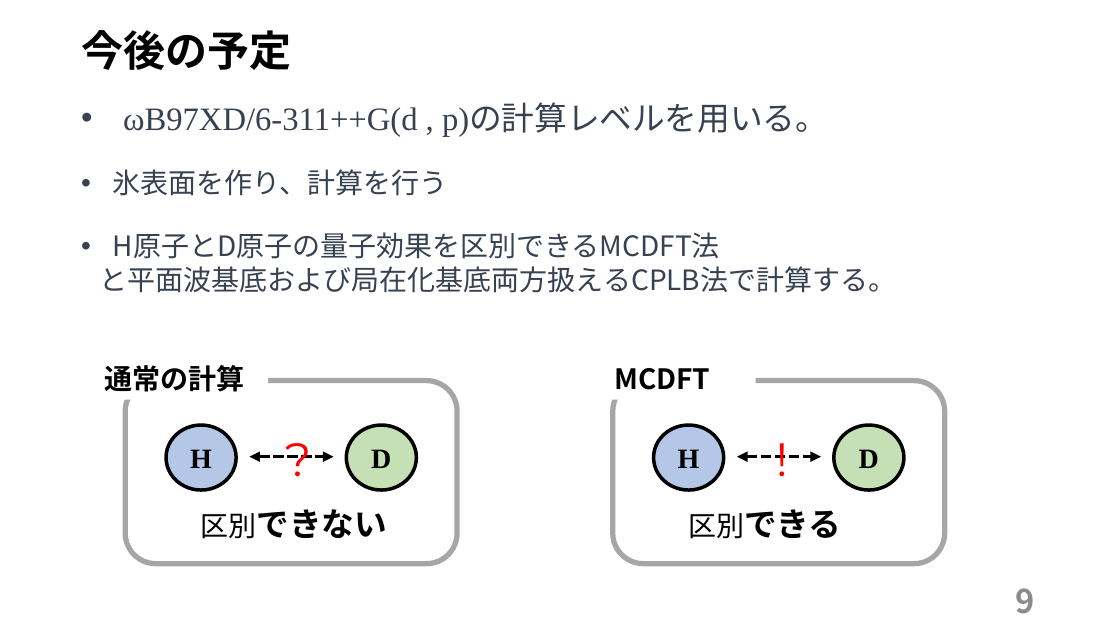
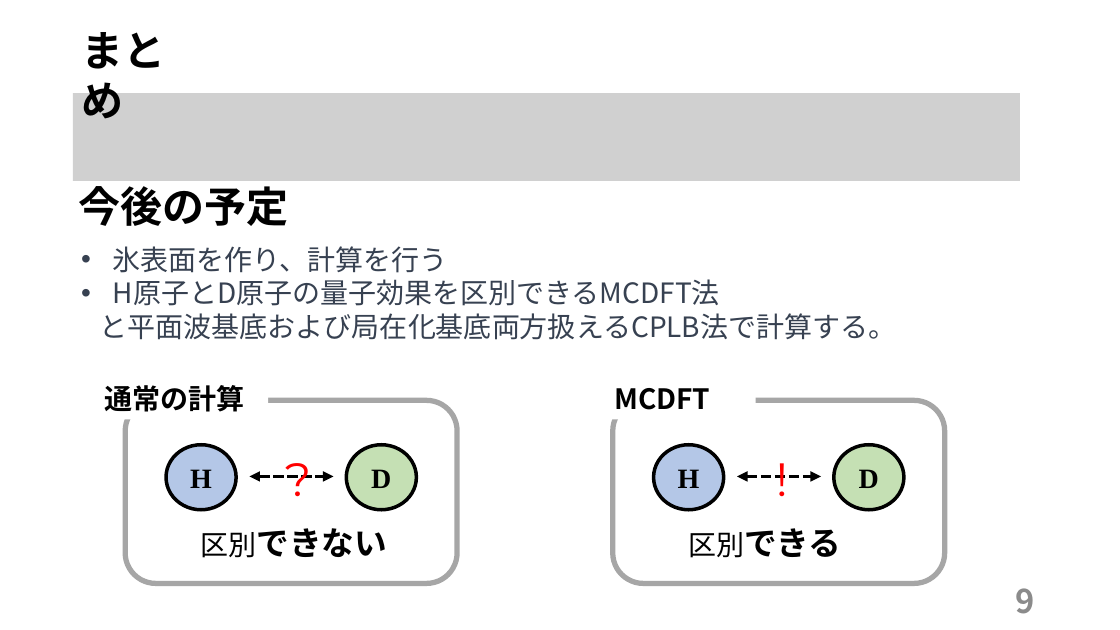
Before and after one commit to tabiseal/Qpcdata, a slide deck: slide 9 of 20231209(1).pptx. Drawn at 1120x630 pixels with LibreOffice and Linux fonts; fonts in the diff are those of the drawing; grey boxes stand for pictures. Boxes give left, top, right and bottom in pixels: in the first picture for what was removed or moved away, otherwise in the second. Text is boxed around its words. In the diff, an @@ line names an element or a change of style, - is before the commit and + after.

```diff
--- a/20231209(1).pptx
+++ b/20231209(1).pptx
@@ text added at box(81, 32, 165, 119), 36 pt, text #000000, bold @@
+まとめ
@@ picture added at box(73, 93, 1020, 181) @@
@@ text removed at box(123, 104, 828, 136) @@
-• ωB97XD/6-311++G(d , p)の計算レベルを用いる。
@@ text "今後の予定" rewrapped from box(81, 30, 291, 70) to box(78, 179, 288, 226) @@
@@ text removed at box(113, 169, 448, 196) @@
-• 氷表面を作り、計算を行う
@@ text "氷表面を作り、計算を行う": place and size @@
-text "氷表面を作り、計算を行う" at box(100, 232, 896, 293)
+text "氷表面を作り、計算を行う" at box(100, 246, 896, 340)
@@ text at box(113, 246, 448, 273): paragraph added @@
+• 氷表面を作り、計算を行う
@@ 6 texts, 4 ellipses, 2 double arrows, 2 rounded rectangles: place and size @@
-6 texts, 4 ellipses, 2 double arrows, 2 rounded rectangles at box(105, 365, 945, 564)
+6 texts, 4 ellipses, 2 double arrows, 2 rounded rectangles at box(105, 385, 945, 584)
```
